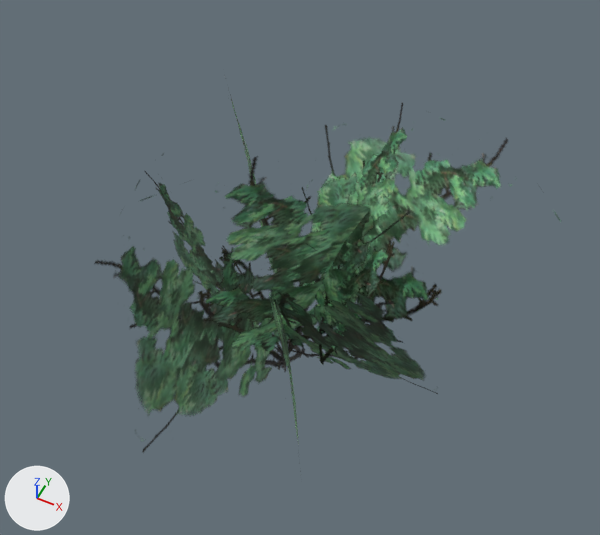
An edit to the Blender file Resources/Models/Trees/Bush_A.blend, drawn before and after from the same camera.
Both versions are drawn from a camera (50 mm lens) standing at (1.13, -2.08, 3.2) and looking at (0.09, 0.0, 0.61). The axes (+X, +Y, +Z) are drawn at lower left. The lights are the same throughout. The picture after the commit comes second.

Objects in the first picture: 'Bush'.
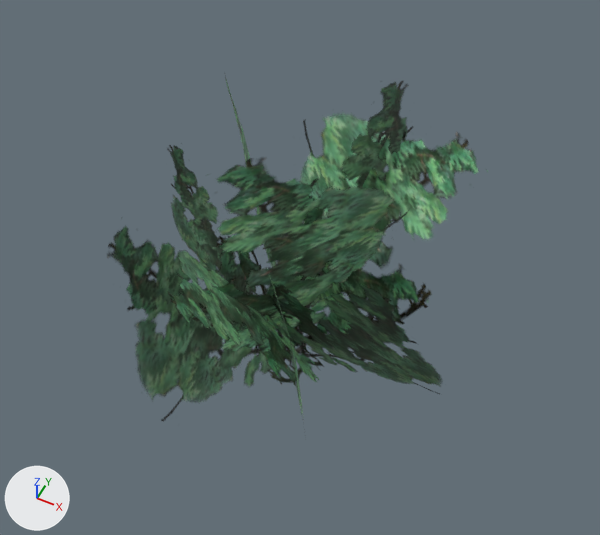
Commit message: bush update

Pixel boxes [x1, y1, x2, y2] of what changed, in the pictures (600 x 535 px; the box of a moved part takes in the faces that stretch with it):
'Bush', reshaped
    before: [94, 76, 561, 482]
    after: [107, 73, 478, 436]
part 1 of me_bush, reshaped
    before: [94, 102, 561, 452]
    after: [107, 81, 478, 422]
part 2 of me_bush, moved or reshaped
    before: [144, 153, 283, 353]
    after: [167, 145, 281, 336]
part 3 of me_bush, surface changed
    before: [94, 80, 561, 452]
    after: [107, 80, 478, 422]

Patch to the scene script:
```diff
--- a/Resources/Models/Trees/Bush_A.blend.py
+++ b/Resources/Models/Trees/Bush_A.blend.py
@@ me_bush @@
 # used by ob_bush; location = (0.0, 0.0, 0.0)
 # verts and faces of me_bush; kept vertices keep their numbers, new ones are numbered from 32
 # before: 1 (1.07, 0.5, 0.79), 3 (0.26, 0.97, 1.21), 6 (0.18, -0.72, -0.22), 7 (-0.44, -1.06, 0.76), 14 (0.37, -0.56, -0.2)
 # before: 15 (0.63, -1.04, 1.06), 20 (0.39, -0.19, 0.16), 21 (0.52, 0.45, 1.21), 22 (-0.22, 0.17, 0.16), 23 (0.05, 0.51, 1.2)
 # before: 25 (-0.57, 0.08, 0.95), 27 (-0.96, 0.19, 0.44)
-me_bush.from_pydata(...)  # 32 vertices, 8 faces; spans x -0.96..1.07, y -1.06..0.97, z -0.35..1.57
+me_bush.from_pydata(...)  # 36 vertices, 9 faces; spans x -0.86..1.02, y -0.9..1.02, z -0.35..1.57
+# me_bush part 1
+delete_vertices([21, 23])  # with the faces that use them
+verts[1] = (0.92, 0.36, 0.86)  # moved
+verts[3] = (0.12, 0.83, 1.28)  # moved
+verts[6] = (0.18, -0.56, -0.22)  # moved
+verts[7] = (-0.44, -0.9, 0.76)  # moved
+verts[14] = (0.37, -0.47, -0.2)  # moved
+verts[15] = (0.52, -0.83, 1.1)  # moved
+verts[32] = (0.21, -0.82, 0.95)
+verts[33] = (-0.42, -0.45, 1.11)
+verts[34] = (-0.12, -0.04, 0.03)
+verts[35] = (0.07, 0.35, 1.32)
+verts[36] = (0.14, 0.41, -0.35)
+verts[37] = (0.45, 1.02, 1.01)
+faces += [(20, 32, 33, 22), (34, 35, 37, 36)]
+# me_bush part 2
+verts[25] = (-0.34, 0.05, 1.1)  # moved
+verts[27] = (-0.86, 0.18, 0.74)  # moved
+# me_bush part 3: 7 kept faces spanning x -0.86..1.02, y -0.9..0.83, z -0.35..1.57 get new texture (UV) coordinates
 me_bush.materials.append(mat_branches)
```
